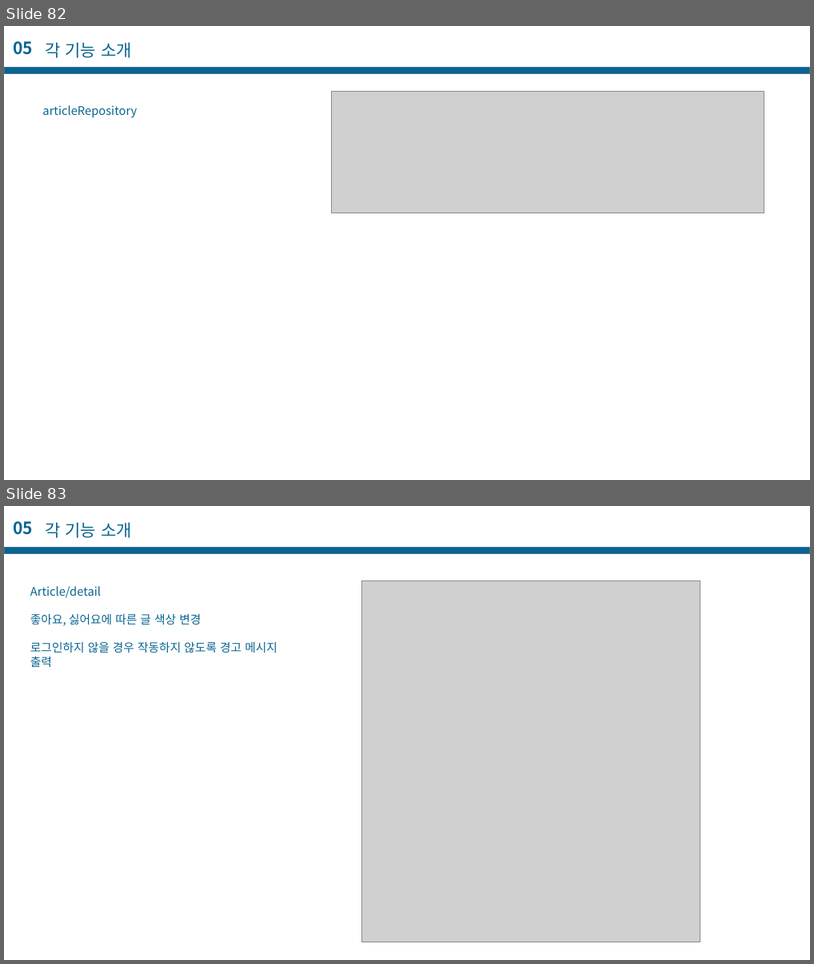
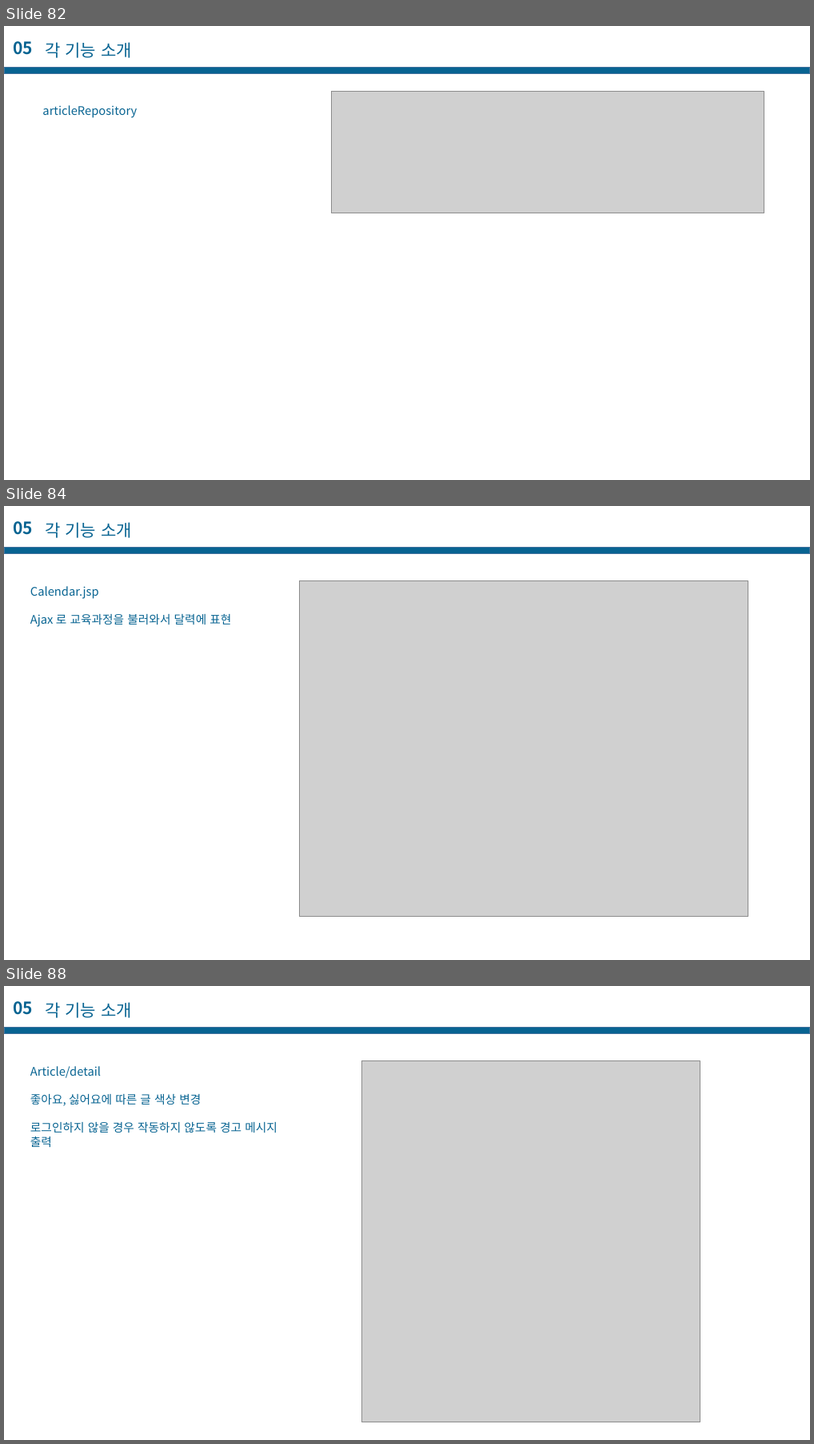
Before and after one commit to casatoo/EducationManager, a slide deck: 프로젝트 기술서.pptx. Shown one above the other, each under a label of ours: slides 82 and 83 before the commit, slides 82, 84 and 88 after it; the slides between them are not shown. The pictures are 814x964 and 814x1444 pixels, drawn with LibreOffice and Linux fonts; fonts in the diff are those of the drawing; grey boxes stand for pictures. Boxes give left, top, right and bottom in pixels: in the first picture for what was removed or moved away, otherwise in the second. Text is boxed around its words. In the diff, an @@ line names an element or a change of style, - is before the commit and + after.

```diff
--- a/프로젝트 기술서.pptx
+++ b/프로젝트 기술서.pptx
@@ slide 84 added at [4,506,810,960], background #FFFFFF @@
@@ text added at [13,521,33,535], 20 pt, text #086492, bold @@
+05
@@ text added at [45,522,132,538], 20 pt, text #086492 @@
+각 기능 소개
@@ rectangle added at [4,547,810,554], fill #086492, outline #43739E 1 pt @@
@@ text added at [30,586,231,627], 14 pt, text #086492 @@
+Calendar.jsp
+Ajax 로 교육과정을 불러와서 달력에 표현
@@ picture added at [300,581,749,916] @@
@@ what was slide 83 is now slide 88 @@
```
Also in this commit, not shown: 2 slides changed, 5 other slides added, 2 other files.
